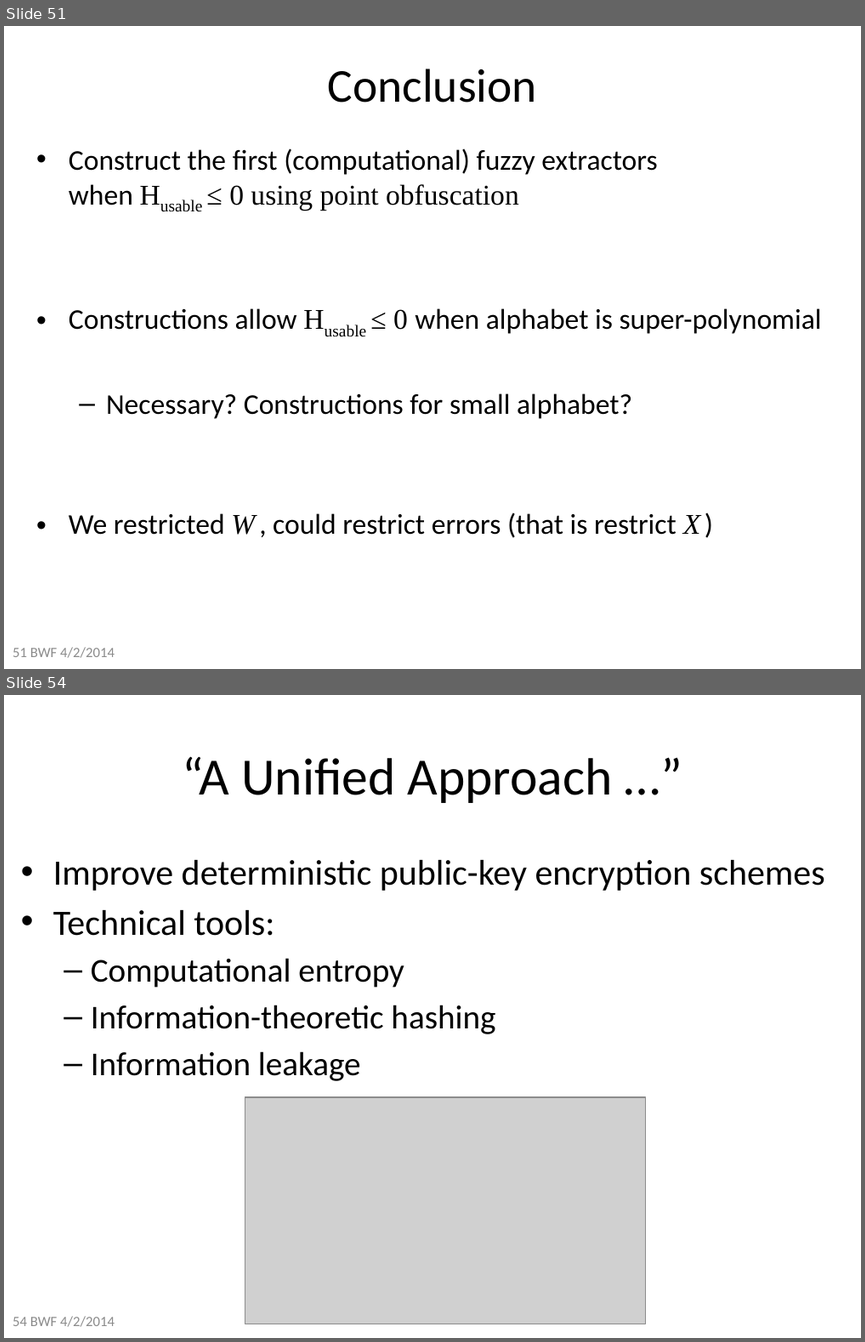
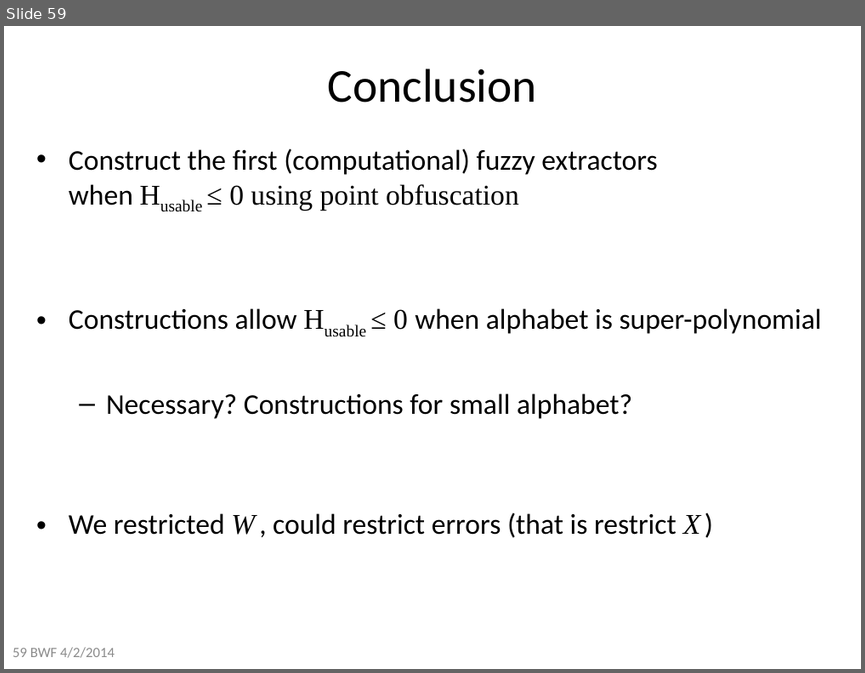
Before and after one commit to xianruimeng/comp-fuzzy-ext, a slide deck: constantRate/KeyDerivationWithNegativeUsable.pptx. Shown one above the other, each under a label of ours: slides 51 and 54 before the commit, slide 59 after it; the slides between them are not shown. The pictures are 865x1342 and 865x673 pixels, drawn with LibreOffice and Linux fonts; fonts in the diff are those of the drawing; grey boxes stand for pictures. Boxes give left, top, right and bottom in pixels: in the first picture for what was removed or moved away, otherwise in the second. Text is boxed around its words. In the diff, an @@ line names an element or a change of style, - is before the commit and + after.

```diff
--- a/constantRate/KeyDerivationWithNegativeUsable.pptx
+++ b/constantRate/KeyDerivationWithNegativeUsable.pptx
@@ slide 54 removed at (x1=4, y1=695, x2=861, y2=1338), background #FFFFFF @@
@@ title removed at (x1=182, y1=756, x2=613, y2=803) @@
-“A Unified Approach …”
@@ text removed at (x1=53, y1=860, x2=825, y2=1081) @@
-• Improve deterministic public-key encryption schemes
-• Technical tools:
-  – Computational entropy
-  – Information-theoretic hashing
-  – Information leakage
@@ picture removed at (x1=245, y1=1097, x2=645, y2=1323) @@
@@ text removed at (x1=12, y1=1315, x2=114, y2=1327) @@
-54 BWF 4/2/2014
@@ what was slide 51 is now slide 59 @@
@@ text at (x1=12, y1=646, x2=114, y2=658): text changed @@
-51 BWF 4/2/2014
+59 BWF 4/2/2014
```
Also in this commit, not shown: 1 slide changed, 8 slides added, 4 other slides removed, 1 other file.
